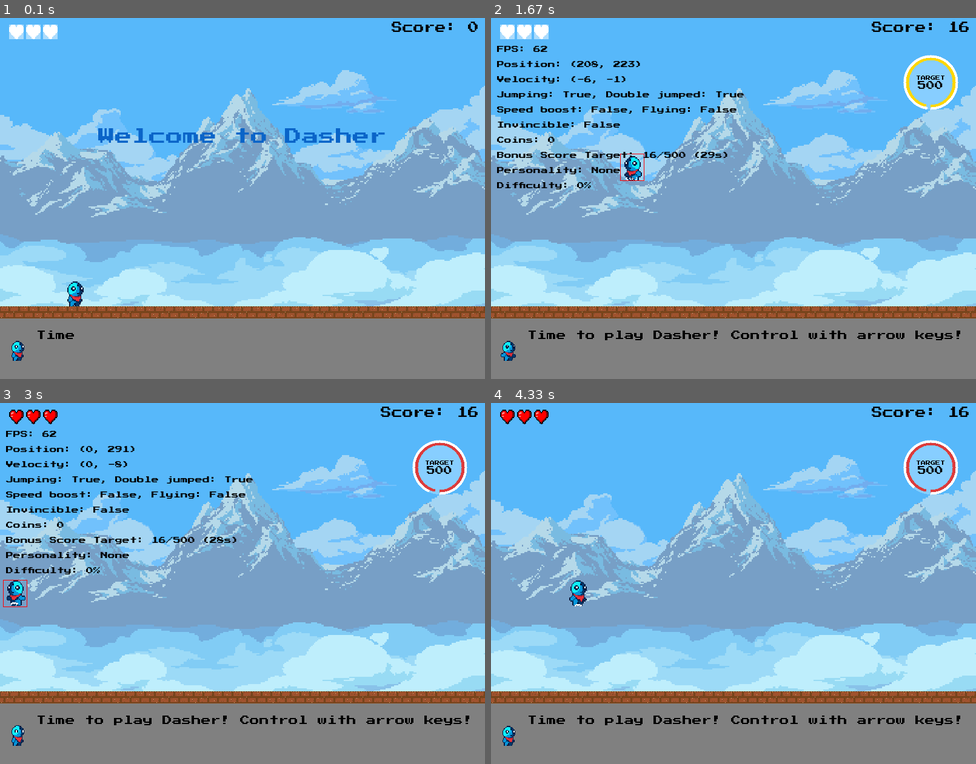
Above: before the commit, frames 1-4 (two rows, left to right).
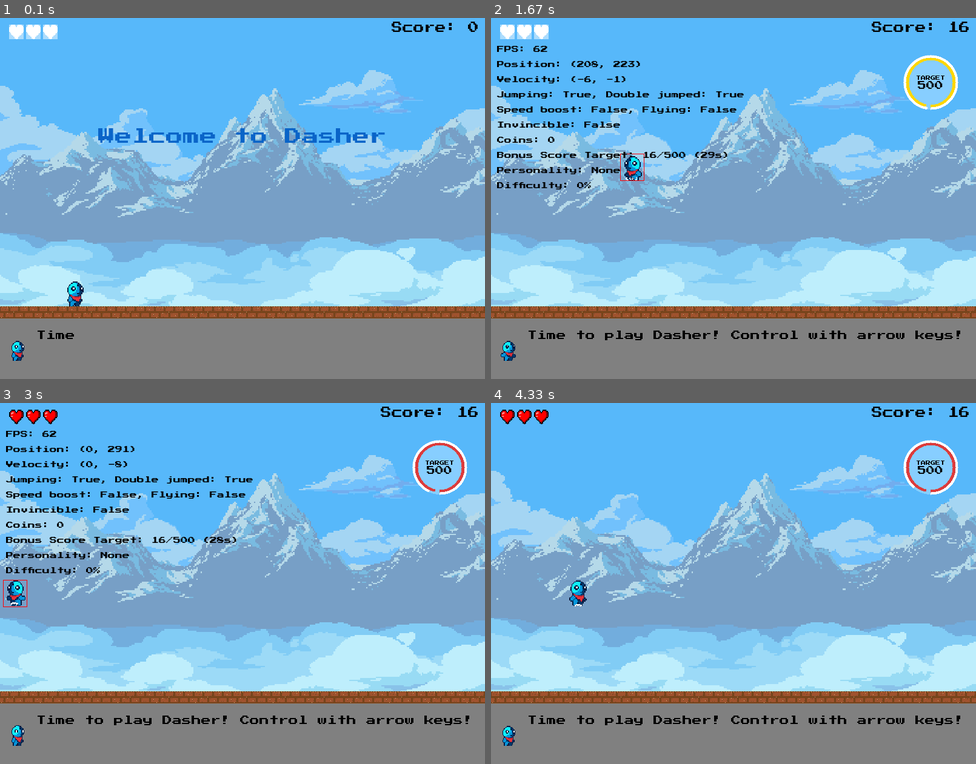
Above: after the commit, the same moments.

Repository: jakezhiming/dasher
Game: pygame game, started from main.py
Two runs of this game, one before a commit and one after it. Both use one fixed random seed, a clock stepped at 60 frames per second and the inputs below.
Inputs:
- Up to frame 1 (0.1 s): no input
- Up to frame 2 (1.67 s): tap Space at 0.33, 1.07, 1.37, 1.57 s; tap D at 0.67 s; hold Right 1-1.47 s; hold Left from 1.5 s (still down)
- Up to frame 3 (3 s): tap Space at 1.87, 2.63, 2.93 s; release Left at 1.97 s; hold Left 2.57-2.97 s
- Up to frame 4 (4.33 s): hold Right 3-3.63 s; tap Space at 3.07, 3.37, 3.73, 4.03, 4.23 s; hold Left 3.67-4.13 s; tap D at 3.82 s; hold Right from 4.17 s (still down)

The runs differ from the first frame. In frame 1, 22% of the frame differs, in the area x 0-100%, y 14-80%; in frame 2, 22%; in frame 3, 23%; in frame 4, 23%.

Commit message:
add download build dependencies and fix configs

Diff:
--- a/assets_loader.py
+++ b/assets_loader.py
@@ -1,3 +1,4 @@
+import os
 from compat import pygame, is_web_environment
 from constants.player import PLAYER_WIDTH, PLAYER_HEIGHT
 from constants.paths import (
@@ -14,13 +15,20 @@
 )
 from constants.game_objects import COIN_SIZE, POWERUP_SIZE
 from constants.screen import PLAY_AREA_HEIGHT
-from config import USE_CACHED_BACKGROUND
 from logger import get_module_logger
 
 logger = get_module_logger('assets_loader')
 
 # Check if we're in web environment for optimizations
 IS_WEB = is_web_environment()
+
+env_value = os.getenv("USE_CACHED_BACKGROUND")
+if env_value is not None:
+    USE_CACHED_BACKGROUND = env_value.lower() == 'true'
+else:
+    USE_CACHED_BACKGROUND = True if IS_WEB else False
+
+logger.info(f"USE_CACHED_BACKGROUND: {USE_CACHED_BACKGROUND}")
 
 # ===== FONT CACHE =====
 font_cache = {}
--- a/config.py
+++ /dev/null
@@ -1 +0,0 @@
-USE_CACHED_BACKGROUND = True
--- a/game_objects.py
+++ b/game_objects.py
@@ -136,7 +136,7 @@
         self.explosion_time = 0
         self.explosion_started = False
         self.explosion_frame_index = 0
-        self.explosion_timer = 5.0  # 5 seconds until explosion
+        self.explosion_timer = random.uniform(2.0, 5.0)
         self.timer_started = False  # Flag to track if the bomb timer has started
         self.active = True  # Whether the obstacle is active (not exploded)
         self.visible_once = False  # Flag to track if the bomb has been visible
--- a/llm_message_handler.py
+++ b/llm_message_handler.py
@@ -2,6 +2,7 @@
 import json
 from compat import random
 import asyncio
+from constants.messages import PERSONALITIES
 from logger import get_module_logger
 
 logger = get_module_logger('llm_message_handler')
@@ -26,10 +27,12 @@
     IS_WEB = False
     logger.error(f"Failed to import is_web_environment: {e}")
 
-from constants.messages import PERSONALITIES
+if IS_WEB:
+    OPENAI_PROXY_URL = True
+else:
+    OPENAI_PROXY_URL = False
 
 OPENAI_API_KEY = os.getenv("OPENAI_API_KEY", "")
-OPENAI_PROXY_URL = os.getenv("OPENAI_PROXY_URL", "")
 
 class LLMMessageHandler:
     def __init__(self):
--- a/main.py
+++ b/main.py
@@ -1,11 +1,8 @@
 import asyncio
 from compat import pygame, load_dotenv, is_web_environment, IS_WEB
 from compat import random
-from utils import extract_env_from_file
-
-if is_web_environment():
-    extract_env_from_file(".env.web")
-else:
+
+if not IS_WEB:
     load_dotenv()
 
 from assets_loader import load_all_assets
--- a/proxy_server.py
+++ b/proxy_server.py
@@ -41,6 +41,7 @@
 if not OPENAI_API_KEY:
     logger.warning("OPENAI_API_KEY not found in environment variables")
     logger.warning("Proxy server will not work without an API key")
+    exit()
 
 # Simple rate limiting
 request_timestamps = []
--- a/pygbag_build.py
+++ b/pygbag_build.py
@@ -5,7 +5,7 @@
 This script helps build and package the Dasher game for web deployment using Pygbag.
 
 Usage:
-    python pygbag_build.py [--proxy-url URL]
+    python pygbag_build.py
 
 Requirements:
     - pygbag: pip install pygbag
@@ -14,8 +14,8 @@
 import sys
 import os
 import subprocess
-import argparse
 import shutil
+import urllib.request
 
 def check_pygbag_installed():
     """Check if pygbag is installed."""
@@ -28,45 +28,54 @@
         print("Pygbag is not installed. Please install it with: pip install pygbag")
         return False
 
-def create_web_version(proxy_url=None):
-    """Create a web-compatible version of the game."""
-    # Create a .env file for web version
-    with open(".env.web", "w") as f:
-        f.write("# Web version environment variables\n")
-        f.write("# Note: For security reasons, API keys are not included in web version\n")
+def download_dependencies():
+    """Download required dependencies for offline use."""
+    print("Downloading required dependencies for offline use...")
 
-        # If proxy URL is provided, include it
-        if proxy_url:
-            f.write(f"OPENAI_PROXY_URL={proxy_url}\n")
-            print(f"Configured to use proxy server at: {proxy_url}")
-        else:
-            f.write("# No proxy URL provided\n")
-            print("WARNING: No proxy URL provided - LLM features will be disabled in web version")
+    # Create directories
+    os.makedirs("build/web/archives/repo/cp312", exist_ok=True)
+    os.makedirs("build/web/archives/0.9/vt", exist_ok=True)
 
-    # Also create a web_config.js file with the proxy URL
-    with open("web_config.js", "w") as f:
-        f.write("// Web configuration\n")
-        f.write("window.ENV = window.ENV || {};\n")
-        f.write("// Note: For security reasons, API keys are not included in web version\n")
+    # List of files to download
+    files_to_download = [
+        # Python packages
+        ("https://pygame-web.github.io/archives/repo/cp312/pygame_static-1.0-cp312-cp312-wasm32_bi_emscripten.whl",
+         "build/web/archives/repo/cp312/pygame_static-1.0-cp312-cp312-wasm32_bi_emscripten.whl"),
 
-        if proxy_url:
-            f.write(f'window.ENV.OPENAI_PROXY_URL = "{proxy_url}";\n')
-            f.write('console.log("Proxy URL configured:", window.ENV.OPENAI_PROXY_URL);\n')
-        else:
-            f.write("// No proxy URL provided\n")
-            f.write('console.log("WARNING: No proxy URL configured - LLM features will be disabled");\n')
+        # JavaScript dependencies
+        ("https://pygame-web.github.io/archives/0.9/browserfs.min.js",
+         "build/web/archives/0.9/browserfs.min.js"),
+        ("https://pygame-web.github.io/archives/0.9/empty.html",
+         "build/web/archives/0.9/empty.html"),
+        ("https://pygame-web.github.io/archives/0.9/pythons.js",
+         "build/web/archives/0.9/pythons.js"),
+        ("https://pygame-web.github.io/archives/0.9/vt/xterm-addon-image.js",
+         "build/web/archives/0.9/vt/xterm-addon-image.js"),
+        ("https://pygame-web.github.io/archives/0.9/vt/xterm.js",
+         "build/web/archives/0.9/vt/xterm.js"),
+    ]
 
-    print("Created web-compatible .env file and web_config.js")
+    # Download each file
+    for url, path in files_to_download:
+        print(f"Downloading {url} to {path}...")
+        try:
+            urllib.request.urlretrieve(url, path)
+            print(f"Downloaded {path}")
+        except Exception as e:
+            print(f"Error downloading {url}: {e}")
+
+    # Create empty pythonrc.py file
+    pythonrc_path = "build/web/archives/0.9/pythonrc.py"
+    with open(pythonrc_path, "w") as f:
+        f.write("# Empty pythonrc.py file\n")
+    print(f"Created {pythonrc_path}")
+
+    print("All dependencies downloaded successfully!")
+    return True
 
 def build_with_pygbag():
     """Build the game with pygbag."""
     print("Building game with pygbag...")
-
-    # Ensure .env.web is in the root directory for pygbag to include it
-    if not os.path.exists(".env.web"):
-        print("Warning: .env.web file not found in root directory")
-    else:
-        print("Found .env.web file in root directory")
 
     # Run pygbag on the main.py file
     cmd = [sys.executable, "-m", "pygbag", "--build", "main.py"]
@@ -74,50 +83,6 @@
     try:
         subprocess.run(cmd, check=True)
         print("\nBuild completed successfully!")
-
-        # Copy the .env.web file to the build directory
-        if os.path.exists(".env.web"):
-            print("Copying .env.web to build/web directory...")
-            shutil.copy(".env.web", "build/web/.env.web")
-            print("Copied .env.web file to build directory")
-
-            # Also create a JavaScript file to set environment variables
-            print("Creating environment.js file...")
-            with open(".env.web", "r") as env_file:
-                env_content = env_file.readlines()
-
-            with open("build/web/environment.js", "w") as js_file:
-                js_file.write("// Environment variables for web version\n")
-                js_file.write("window.ENV = {};\n")
-
-                for line in env_content:
-                    line = line.strip()
-                    if line and not line.startswith("#"):
-                        key, value = line.split("=", 1)
-                        js_file.write(f'window.ENV["{key}"] = "{value}";\n')
-
-                js_file.write('console.log("Environment variables loaded:", window.ENV);\n')
-
-            # Modify the index.html file to include the environment.js script
-            index_html_path = "build/web/index.html"
-            if os.path.exists(index_html_path):
-                with open(index_html_path, "r") as f:
-                    html_content = f.read()
-
-                # Add the script tag before the closing </head> tag
-                if "</head>" in html_content:
-                    html_content = html_content.replace("</head>", '<script src="environment.js"></script></head>')
-
-                    with open(index_html_path, "w") as f:
-                        f.write(html_content)
-
-                    print("Added environment.js script to index.html")
-                else:
-                    print("Could not find </head> tag in index.html")
-            else:
-                print(f"Could not find {index_html_path}")
-        else:
-            print(".env.web file not found")
 
         # Copy the web_config.js file to the build directory
         if os.path.exists("web_config.js"):
@@ -138,10 +103,15 @@
                         f.write(html_content)
 
                     print("Added web_config.js script to index.html")
-
-            print("Copied web_config.js file to build directory")
+                else:
+                    print("Could not find </head> tag in index.html")
+            else:
+                print(f"Could not find {index_html_path}")
         else:
             print("web_config.js file not found")
+            print("WARNING: No web_config.js file found. Your web build may not have proper configuration.")
+            print("Please create a web_config.js file in the root directory with your web configuration.")
+            return False
 
         # Copy the web_api.js file to the build directory
         if os.path.exists("web_api.js"):
@@ -168,6 +138,7 @@
                 print(f"Could not find {index_html_path}")
         else:
             print("web_api.js file not found")
+            return False
 
         print("\nYou can find the built files in the 'build/web' directory.")
         print("To test locally, run: python -m http.server --directory build/web")
@@ -180,31 +151,22 @@
 
 def main():
     """Main function."""
-    parser = argparse.ArgumentParser(description="Dasher Pygbag Build Script")
-    parser.add_argument("--proxy-url", type=str, help="URL of the OpenAI proxy server")
-    args = parser.parse_args()
-
     print("=== Dasher Pygbag Build Script ===")
 
     if not check_pygbag_installed():
         return
 
-    create_web_version(args.proxy_url)
+    if build_with_pygbag():
+        print("\nDownloading dependencies for offline use...")
+        download_dependencies()
 
-    if build_with_pygbag():
         print("\nYour game is now ready for web deployment!")
         print("You can upload the contents of the 'build/web' directory to any web server.")
         print("To test locally, run:")
         print("  1. python -m http.server --directory build/web")
         print("  2. Open your browser and go to: http://localhost:8000")
-
-        if not args.proxy_url:
-            print("\nNOTE: You didn't specify a proxy server URL.")
-            print("OpenAI API calls may fail due to CORS issues.")
-            print("To use a proxy server, run:")
-            print("  1. python proxy_server.py  # In a separate terminal")
-            print("  2. python pygbag_build.py --proxy-url http://localhost:5000/api/openai")
-            print("  3. python -m http.server --directory build/web")
+        print("\nNote: All required dependencies have been downloaded for offline use.")
+        print("      You can now serve the game with a simple HTTP server without CDN dependencies.")
 
 if __name__ == "__main__":
     main()
--- a/utils.py
+++ b/utils.py
@@ -2,9 +2,8 @@
 from compat import pygame
 from constants.paths import FONT_PATH
 from assets_loader import (get_font, get_background_layers, get_background_widths,
-                          create_cached_background, get_cached_background, IS_WEB)
+                          create_cached_background, get_cached_background, IS_WEB, USE_CACHED_BACKGROUND)
 from logger import get_module_logger
-from config import USE_CACHED_BACKGROUND
 
 logger = get_module_logger('utils')
 
@@ -156,24 +155,3 @@
         # Draw to the left if needed (for when the offset is positive)
         if layer_offset > 0:
             screen.blit(layer, (layer_offset - background_widths[i], 0))
-
-def extract_env_from_file(file_path):
-    """Extract environment variables directly from a .env file."""
-    try:
-        with open(file_path, 'r') as f:
-            env_content = f.read()
-
-            # Extract variables using regex
-            import re
-            env_vars = re.findall(r'^([A-Za-z0-9_]+)\s*=\s*([^\n#]+)', env_content, re.MULTILINE)
-
-            for key, value in env_vars:
-                # Clean the value (remove quotes and whitespace)
-                value = value.strip().strip('"\'')
-                # Set in environment
-                os.environ[key] = value
-
-            return True
-    except Exception as e:
-        logger.error(f"Error extracting variables from {file_path}: {e}")
-        return False
Not shown, changed: README.md
Not shown, added: .env.example
Not shown, changed: web_api.js
Not shown, changed: web_config.js
